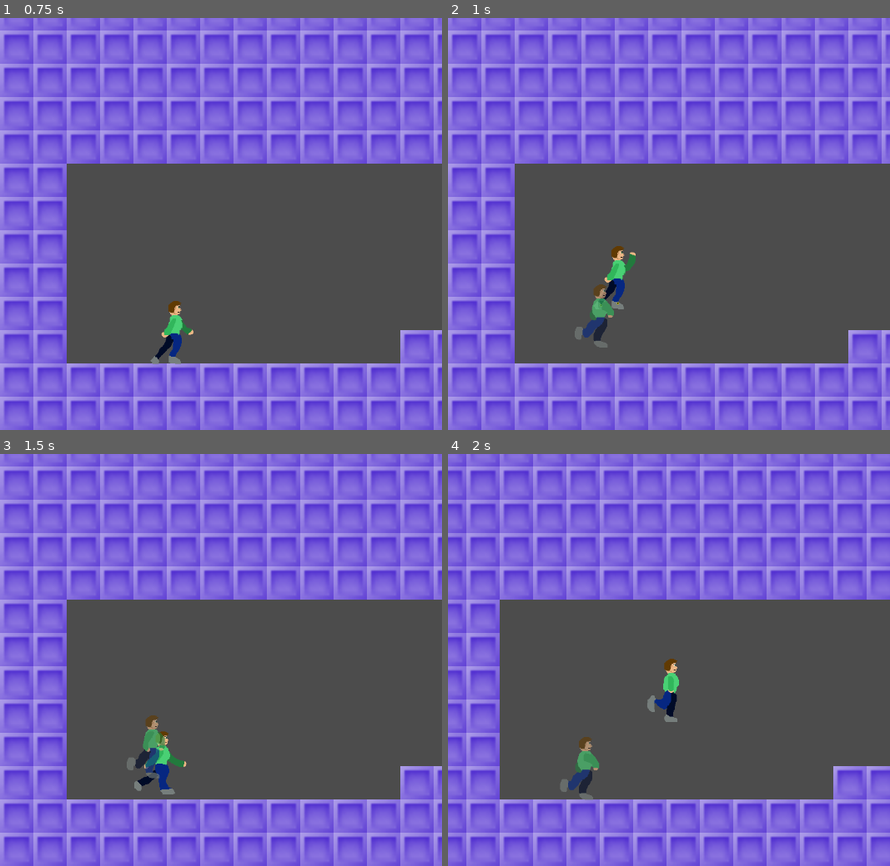
Above: before the commit, frames 1-4 (two rows, left to right).
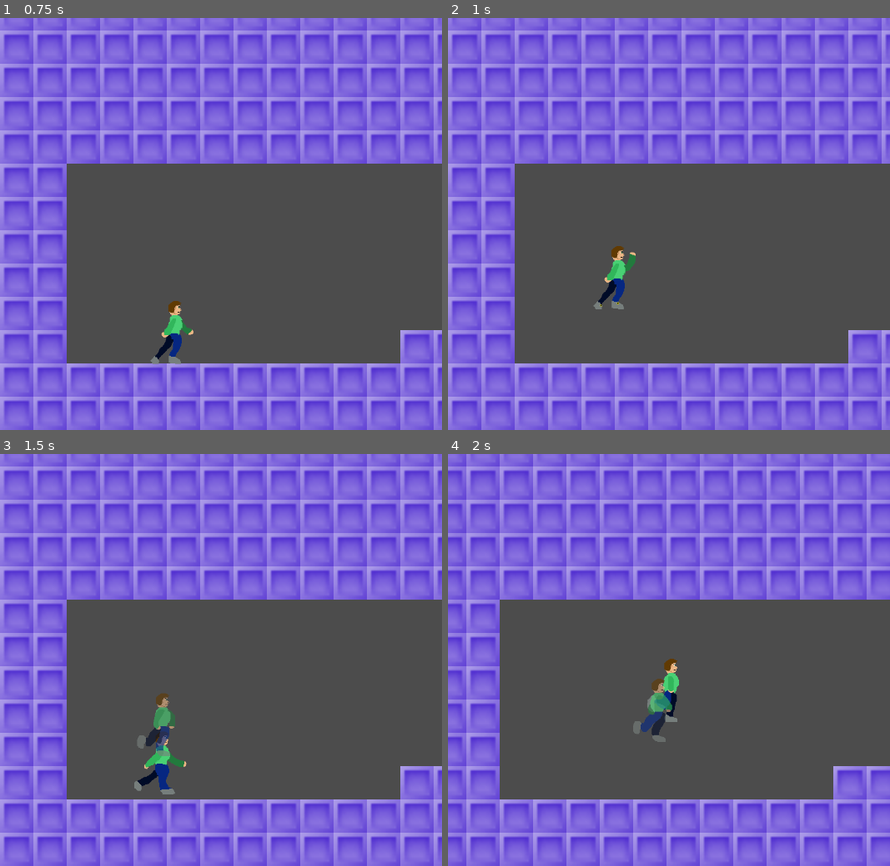
Above: after the commit, the same moments.

Repository: cpatsel/timewarp
Game: Godot game, scene res://tutorial2.tscn
The game is run twice, just before and just after one commit, with the same random seed, the same clock (stepped at 60 frames per second) and the same inputs. This scene is started directly instead of the project's main scene.
Inputs:
- Up to frame 1 (0.75 s): tap Enter at 0.5 s; hold Right (move_right) from 0.53 s (still down); hold Shift from 0.53 s (still down)
- Up to frame 2 (1 s): keep holding Right (move_right); keep holding Shift; tap Space (jump) at 0.77 s; tap R at 0.8 s
- Up to frame 3 (1.5 s): keep holding Right (move_right); release Shift at 1.28 s; tap R at 1.35 s
- Up to frame 4 (2 s): keep holding Right (move_right); tap Space (jump) at 1.52 s; tap Shift at 1.55 s

Frame 1 is identical in both runs. In frame 2, 0.6% of the frame differs, in the area x 28-38%, y 64-80%; in frame 3, 1.0%; in frame 4, 1.1%, in the area x 25-51%, y 54-85%.

Commit message:
Add hard reset function and fix a door

Diff:
--- a/TimeWarpGame/player.gd
+++ b/TimeWarpGame/player.gd
@@ -70,6 +70,8 @@
     if Input.is_key_pressed(KEY_R):
         get_tree().call_group('reset', '_reset')
         get_tree().call_group('reset', '_reset', reset_to)
+        if Input.is_key_pressed(KEY_SHIFT):
+            get_tree().call_group('player', '_anchor')
 
 
 
--- a/TimeWarpGame/tutorial2.tscn
+++ b/TimeWarpGame/tutorial2.tscn
@@ -83,7 +83,7 @@
 tile_set = SubResource( 2 )
 cell_size = Vector2( 16, 16 )
 format = 1
-tile_data = PoolIntArray( 2, 0, 0, 3, 0, 0, 4, 0, 0, 5, 0, 0 …(9548 unchanged characters)… 0, 0, 1114191, 0, 0, 1114192, 0, 0, 1114195, 0, 0, 1114200, 0, 0, 1114204, 0, 0, 1114205, 0, 0, 1114206, 0, 0, …(6586 unchanged characters)…
+tile_data = PoolIntArray( 2, 0, 0, 3, 0, 0, 4, 0, 0, 5, 0, 0 …(9548 unchanged characters)… 0, 0, 1114191, 0, 0, 1114192, 0, 0, 1114204, 0, 0, 1114205, 0, 0, 1114206, 0, 0, …(6586 unchanged characters)…
 
 [node name="player" parent="." groups=[
 "reset",
@@ -261,7 +261,7 @@
 shape = SubResource( 6 )
 
 [node name="Sprite" type="Sprite" parent="exit"]
-position = Vector2( 99, 16 )
+position = Vector2( 224.332, 103.782 )
 texture = ExtResource( 6 )
 
 [node name="checkpoint1" type="Area2D" parent="." groups=[
@@ -830,6 +830,7 @@
 "reset",
 "door7",
 ]]
+editor/display_folded = true
 visible = false
 position = Vector2( 1002.92, 488.605 )
 rotation = 1.55235
@@ -850,6 +851,7 @@
 "reset",
 "door7",
 ]]
+editor/display_folded = true
 visible = false
 position = Vector2( 1002.35, 472.678 )
 rotation = 1.55235
@@ -870,6 +872,7 @@
 "reset",
 "door8",
 ]]
+editor/display_folded = true
 visible = false
 position = Vector2( 1064.24, 409.362 )
 rotation = -1.58861
@@ -890,6 +893,7 @@
 "reset",
 "door8",
 ]]
+editor/display_folded = true
 visible = false
 position = Vector2( 1063.67, 393.435 )
 rotation = -1.58861
@@ -1006,10 +1010,30 @@
 shape = SubResource( 7 )
 one_way_collision = true
 
+[node name="oneway42" type="KinematicBody2D" parent="." groups=[
+"reset",
+"door10",
+]]
+editor/display_folded = true
+position = Vector2( 1336.85, 278.948 )
+rotation = -1.5708
+script = ExtResource( 10 )
+
+[node name="sprite" type="Sprite" parent="oneway42"]
+scale = Vector2( 1, 0.3 )
+texture = ExtResource( 2 )
+
+[node name="CollisionShape2D" type="CollisionShape2D" parent="oneway42" groups=[
+"door10",
+]]
+shape = SubResource( 7 )
+one_way_collision = true
+
 [node name="oneway35" type="KinematicBody2D" parent="." groups=[
 "reset",
 "door11",
 ]]
+editor/display_folded = true
 visible = false
 position = Vector2( 1335.87, 391.301 )
 rotation = -1.5708
@@ -1030,6 +1054,7 @@
 "reset",
 "door11",
 ]]
+editor/display_folded = true
 visible = false
 position = Vector2( 1335.87, 408.67 )
 rotation = -1.5708
@@ -1084,10 +1109,30 @@
 shape = SubResource( 7 )
 one_way_collision = true
 
+[node name="oneway41" type="KinematicBody2D" parent="." groups=[
+"reset",
+"door12",
+]]
+editor/display_folded = true
+position = Vector2( 1415.95, 279.563 )
+rotation = -1.5708
+script = ExtResource( 10 )
+
+[node name="sprite" type="Sprite" parent="oneway41"]
+scale = Vector2( 1, 0.3 )
+texture = ExtResource( 2 )
+
+[node name="CollisionShape2D" type="CollisionShape2D" parent="oneway41" groups=[
+"door12",
+]]
+shape = SubResource( 7 )
+one_way_collision = true
+
 [node name="oneway39" type="KinematicBody2D" parent="." groups=[
 "reset",
 "door13",
 ]]
+editor/display_folded = true
 visible = false
 position = Vector2( 1399.61, 391.094 )
 rotation = -4.71105
@@ -1108,6 +1153,7 @@
 "reset",
 "door13",
 ]]
+editor/display_folded = true
 visible = false
 position = Vector2( 1399.61, 408.462 )
 rotation = -4.71105
Not shown, removed: TimeWarpGame/gliderwalk.png.import
Not shown, removed: TimeWarpGame/mainchar.png.import
Not shown: 1 places in TimeWarpGame/tutorial2.tscn that only renumber resources
